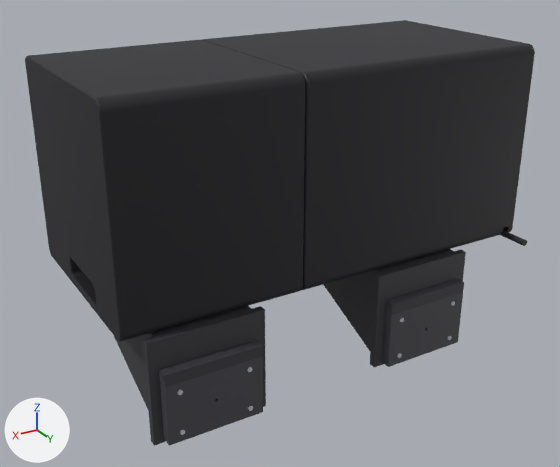
The glTF model hardware/stl/printer/selfi-printer-v4/selfi-printer-v4_3d.glb: old version first, new version second.
One viewpoint serves both versions: a 50 mm lens placed at (420.0, 684.0, 249.0), pointed at (24.0, 24.0, -82.0). Lighting does not change. The marker at lower left points along +X, +Y and +Z. The picture after the commit comes second.

In view in the first picture: 'kabel', 'kappe', 'konsoller', 'skruer_vaeg', 'sokkel', 'udgang', 'vaegplader'.
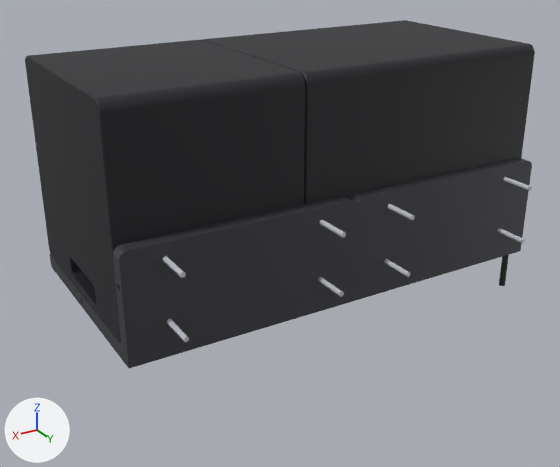
Where the newer file only moved an object's origin or applied its transform, the numbers keep the older frame.

Location of each change, (x1, y1, x2, y2) in pixels of the pictures (560 x 467 px):
'konsoller', reshaped, moved: before (114, 249, 466, 446); after (50, 157, 532, 368)
'vaegplader', deleted: before (159, 292, 463, 446)
'skruer_vaeg', reshaped, moved (33% wider, 23% taller): before (177, 301, 455, 435); after (162, 177, 532, 342)
'kabel', reshaped (mostly hidden): before (500, 230, 527, 246); after (499, 255, 509, 286)
part 1 of me_kabel, added: after (499, 255, 509, 286)
part 2 of me_kabel, deleted: before (500, 230, 527, 246)
part 3 of me_konsoller, added: after (50, 157, 532, 368)
part 4 of me_konsoller, deleted: before (323, 249, 466, 367)
part 5 of me_konsoller, deleted: before (114, 306, 266, 446)
part 6 of me_skruer_vaeg, built on: before (448, 301, 455, 340); after (497, 177, 532, 243)
part 7 of me_skruer_vaeg, built on: before (397, 318, 404, 358); after (384, 204, 415, 277)
part 8 of me_skruer_vaeg, built on: before (247, 367, 253, 411); after (318, 219, 346, 297)
part 9 of me_skruer_vaeg, built on: before (177, 390, 185, 435); after (162, 256, 189, 342)
'sokkel', unchanged, covered by the edit: before (302, 225, 513, 290)

Edits to the bpy script that builds the scene:
```text
Change me_kabel:
    used by ob_kabel; location = (-213.2, 94.2, -87.6)
    remove me_kabel.from_pydata(...)  # 71 vertices, 138 faces; spans x -16.4..16.4, y -47.0..47.0, z -21.0..21.0
    add me_kabel.from_pydata(...)  # 94 vertices, 184 faces; spans x -16.4..16.4, y -47.0..25.0, z -81.0..21.0
    me_kabel part 1: 39 vertices added at x -16.4..-9.4, y 18.0..25.0, z -81.0..-14.0
    me_kabel part 2: 16 vertices removed from x -16.4..-9.4, y 47.0, z -21.0..-14.0
Change me_konsoller:
    used by ob_konsoller; location = (30.0, 20.0, -163.6)
    remove me_konsoller.from_pydata(...)  # 2392 vertices, 4824 faces; spans x -188.0..188.0, y -111.0..111.0, z -55.0..55.0
    add me_konsoller.from_pydata(...)  # 3130 vertices, 6320 faces; spans x -238.0..238.0, y -119.0..119.0, z -55.0..55.0
    me_konsoller part 3: a new loose piece of 3034 vertices spanning x -238.0..238.0, y -119.0..119.0, z -55.0..55.0, in mat_material_9 (dark grey #3b3b40)
    me_konsoller part 4: 1196 vertices removed from x -188.0..-68.0, y -111.0..111.0, z -55.0..55.0
    me_konsoller part 5: 1196 vertices removed from x 68.0..188.0, y -111.0..111.0, z -55.0..55.0
    other edits to the shape of me_konsoller do not show in these pictures
Change me_skruer_vaeg:
    used by ob_skruer_vaeg; location = (30.0, 112.2, -182.6)
    remove me_skruer_vaeg.from_pydata(...)  # 192 vertices, 352 faces; spans x -166.0..166.0, y -20.0..20.0, z -24.0..24.0
    add me_skruer_vaeg.from_pydata(...)  # 544 vertices, 1056 faces; spans x -203.0..203.0, y -25.0..25.0, z -35.0..35.0
    me_skruer_vaeg part 6: 48 vertices removed from x -166.0..-162.0, y -20.0..20.0, z -24.0..24.0; 136 vertices added at x -203.0..-193.0, y -25.0..25.0, z -35.0..35.0
    me_skruer_vaeg part 7: 48 vertices removed from x -94.0..-90.0, y -20.0..20.0, z -24.0..24.0; 136 vertices added at x -45.0..-35.0, y -25.0..25.0, z -35.0..35.0
    me_skruer_vaeg part 8: 48 vertices removed from x 90.0..94.0, y -20.0..20.0, z -24.0..24.0; 136 vertices added at x 35.0..45.0, y -25.0..25.0, z -35.0..35.0
    me_skruer_vaeg part 9: 48 vertices removed from x 162.0..166.0, y -20.0..20.0, z -24.0..24.0; 136 vertices added at x 193.0..203.0, y -25.0..25.0, z -35.0..35.0
Change ob_konsoller:
    ob_konsoller.location: (30.0, 20.0, -163.6) -> (0.0, 7.5, -68.6)
Remove ob_vaegplader:
    ob_vaegplader = bpy.data.objects.new('vaegplader', me_vaegplader)
    ob_vaegplader.location = (30.0, 125.2, -176.7)
Change ob_skruer_vaeg:
    ob_skruer_vaeg.location: (30.0, 112.2, -182.6) -> (0.0, 136.8, -58.6)
```
